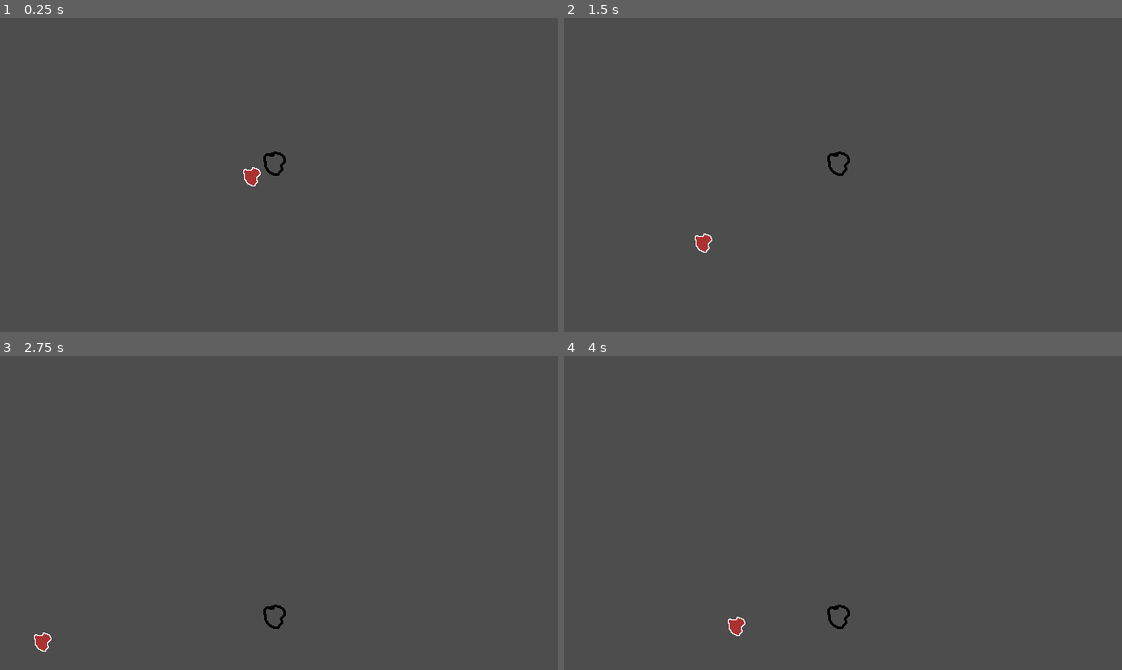
Above: before the commit, frames 1-4 (two rows, left to right).
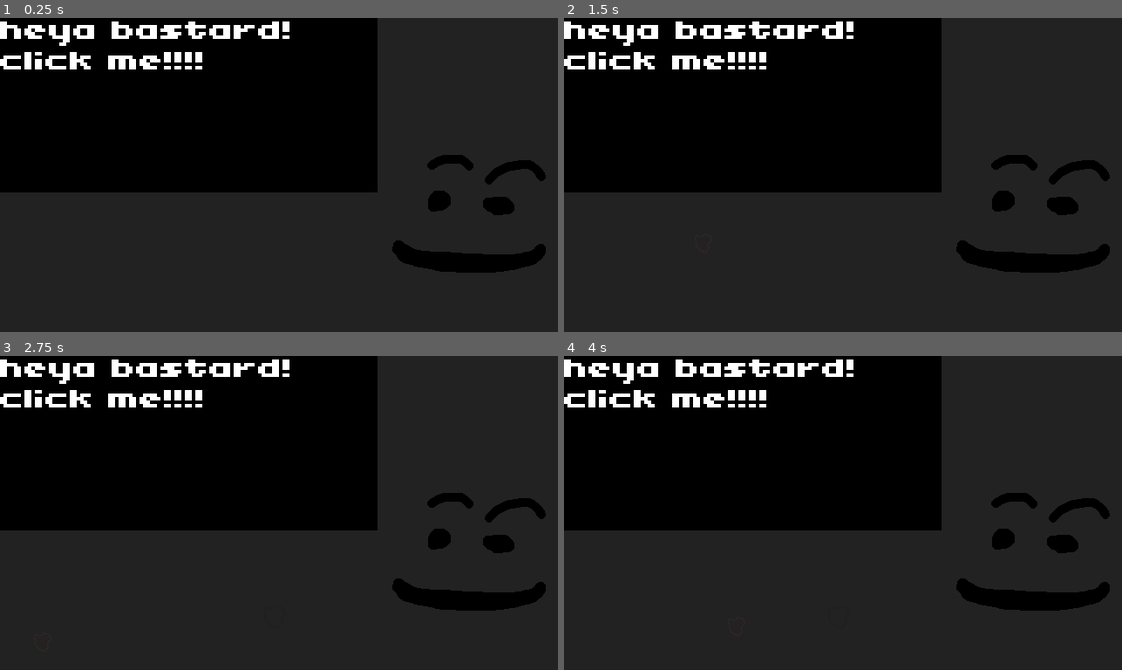
Above: after the commit, the same moments.

Repository: OliveADay/splatterfest
Game: Godot game, scene res://world.tscn
The game is run twice, just before and just after one commit, with the same random seed, the same clock (stepped at 60 frames per second) and the same inputs. The project has no main scene, so this scene is started directly.
Inputs (mouse positions are in pixels of both pictures, inside the frame that each line leads up to):
- Up to frame 1 (0.25 s): no input
- Up to frame 2 (1.5 s): move the mouse to (965, 159) at 0.52 s; press the mouse at (965, 159) at 0.53 s; move the mouse to (731, 190) at 1.27 s; release the mouse at (731, 190) at 1.28 s; click (731, 190) at 1.35 s
- Up to frame 3 (2.75 s): move the mouse to (334, 443) at 2.02 s; press the mouse at (334, 443) at 2.03 s
- Up to frame 4 (4 s): move the mouse to (815, 575) at 2.77 s; release the mouse at (815, 575) at 2.78 s; click (815, 575) at 2.85 s; move the mouse to (1010, 560) at 3.52 s; press the mouse at (1010, 560) at 3.53 s

The runs differ from the first frame. In frame 1, 100% of the frame differs, in the area x 0-100%, y 0-100%; in frame 2, 100%; in frame 3, 100%; in frame 4, 100%.

Commit message:
basic mechanics done

Diff:
--- a/splat.gd
+++ b/splat.gd
@@ -5,13 +5,14 @@
 var i = 0
 var y_range = [20,340]
 var current_target
+var speed = 2
 
 func _ready() -> void:
 	i = randi_range(0,1)
 	current_target = get_node(targets[i])
 
 func _process(delta: float) -> void:
-	var movement = Vector2(current_target.position.x-position.x, current_target.position.y-position.y).normalized()*2
+	var movement = Vector2(current_target.position.x-position.x, current_target.position.y-position.y).normalized()*speed
 	move_and_collide(movement)
 
 func _on_spot_1_body_entered(body: Node2D) -> void:
@@ -23,3 +24,12 @@
 
 func get_average_y_targets() -> float:
 	return (get_node(targets[0]).position.y+get_node(targets[1]).position.y)/2
+
+
+func _on_target_good_area_hit() -> void:
+	if speed < 10:
+		speed+=1
+
+
+func _on_target_good_area_reset() -> void:
+	speed = 2
--- a/target_good_area.gd
+++ b/target_good_area.gd
@@ -1,6 +1,9 @@
 extends Area2D
 var is_colliding = false
 var score = 0
+@export var score_label:Label
+signal hit
+signal reset
 
 # Called when the node enters the scene tree for the first time.
 func _ready() -> void:
@@ -9,14 +12,23 @@
 
 # Called every frame. 'delta' is the elapsed time since the previous frame.
 func _process(delta: float) -> void:
-	if Input.is_action_pressed("click"):
+	if Input.is_action_just_pressed("click") and not is_colliding:
+		score = 0
+		reset.emit()
+		print("test")
+	if Input.is_action_just_pressed("click") and is_colliding:
 		score+=1
 		is_colliding = false
+		hit.emit()
+
+	score_label.text = "score: "+ str(score)
 
 
 func _on_body_entered(body: Node2D) -> void:
 	is_colliding = true
+	$Sprite2D.frame = 5
 
 
 func _on_body_exited(body: Node2D) -> void:
 	is_colliding = false
+	$Sprite2D.frame = 0
--- a/world.tscn
+++ b/world.tscn
@@ -2,7 +2,9 @@
 
 [ext_resource type="Texture2D" uid="uid://6lcvfussclm1" path="res://splat-Sheet.png" id="1_f3sb7"]
 [ext_resource type="Script" uid="uid://dhgcvq0rl3i56" path="res://splat.gd" id="1_fj7yv"]
+[ext_resource type="Theme" uid="uid://dpwfoecnih2bh" path="res://main.tres" id="4_036b0"]
 [ext_resource type="Script" uid="uid://dnalx06htl4xn" path="res://target_good_area.gd" id="4_aqk2v"]
+[ext_resource type="Texture2D" uid="uid://cdqmx8gp7jiah" path="res://angery-Sheet.png" id="5_036b0"]
 
 [sub_resource type="RectangleShape2D" id="RectangleShape2D_3xd07"]
 
@@ -47,9 +49,10 @@
 position = Vector2(-1, 0)
 shape = SubResource("RectangleShape2D_jq8tk")
 
-[node name="target_good_area" type="Area2D" parent="." unique_id=1926519423]
+[node name="target_good_area" type="Area2D" parent="." unique_id=1926519423 node_paths=PackedStringArray("score_label")]
 position = Vector2(316, 167)
 script = ExtResource("4_aqk2v")
+score_label = NodePath("../CanvasLayer/Label")
 metadata/_edit_group_ = true
 
 [node name="Sprite2D" type="Sprite2D" parent="target_good_area" unique_id=238458523]
@@ -62,7 +65,66 @@
 position = Vector2(-1, 0)
 shape = SubResource("RectangleShape2D_4ao1p")
 
+[node name="CanvasLayer" type="CanvasLayer" parent="." unique_id=123659948]
+
+[node name="Label" type="Label" parent="CanvasLayer" unique_id=1425318696]
+texture_filter = 1
+offset_right = 40.0
+offset_bottom = 23.0
+theme = ExtResource("4_036b0")
+text = "score: "
+
+[node name="guy" type="CanvasLayer" parent="." unique_id=2134272506]
+
+[node name="ColorRect" type="ColorRect" parent="guy" unique_id=1347160942]
+offset_right = 658.0
+offset_bottom = 368.0
+color = Color(0.12941177, 0.12941177, 0.12941177, 0.9647059)
+
+[node name="guy_sprite" type="Sprite2D" parent="guy" unique_id=1509765249]
+texture_filter = 1
+position = Vector2(514, 231)
+texture = ExtResource("5_036b0")
+hframes = 2
+vframes = 2
+frame = 1
+
+[node name="ColorRect2" type="ColorRect" parent="guy" unique_id=1105332333]
+offset_right = 433.0
+offset_bottom = 200.0
+color = Color(0, 0, 0, 1)
+
+[node name="Label" type="Label" parent="guy/ColorRect2" unique_id=157633759]
+layout_mode = 0
+offset_right = 430.0
+offset_bottom = 32.0
+theme = ExtResource("4_036b0")
+theme_override_font_sizes/font_size = 32
+text = "heya bastard! click me!!!!"
+autowrap_mode = 2
+
+[node name="dead" type="CanvasLayer" parent="." unique_id=1102321747]
+visible = false
+
+[node name="ColorRect2" type="ColorRect" parent="dead" unique_id=749542728]
+offset_right = 482.0
+offset_bottom = 41.0
+color = Color(0, 0, 0, 0.89411765)
+
+[node name="ColorRect" type="ColorRect" parent="dead" unique_id=1618269508]
+offset_right = 670.0
+offset_bottom = 388.0
+color = Color(0, 0, 0, 0.5294118)
+
+[node name="Label" type="Label" parent="dead" unique_id=588552690]
+offset_right = 640.0
+offset_bottom = 32.0
+theme = ExtResource("4_036b0")
+text = "you fricking died yo"
+
 [connection signal="body_entered" from="spot1" to="splat" method="_on_spot_1_body_entered"]
 [connection signal="body_entered" from="spot2" to="splat" method="_on_spot_1_body_entered"]
 [connection signal="body_entered" from="target_good_area" to="target_good_area" method="_on_body_entered"]
 [connection signal="body_exited" from="target_good_area" to="target_good_area" method="_on_body_exited"]
+[connection signal="hit" from="target_good_area" to="splat" method="_on_target_good_area_hit"]
+[connection signal="reset" from="target_good_area" to="splat" method="_on_target_good_area_reset"]
Binary file added: angery-Sheet.png
Not shown, added: angery-Sheet.png.import
Binary file added: angery.aseprite
Binary file changed: splat-Sheet.png
Binary file changed: splat.aseprite
